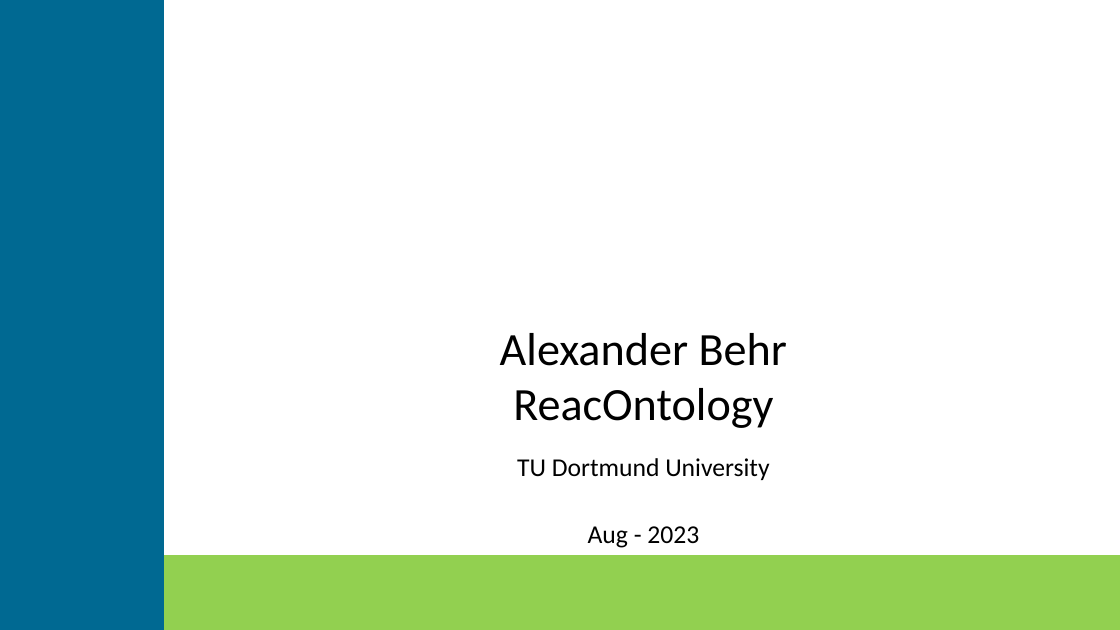
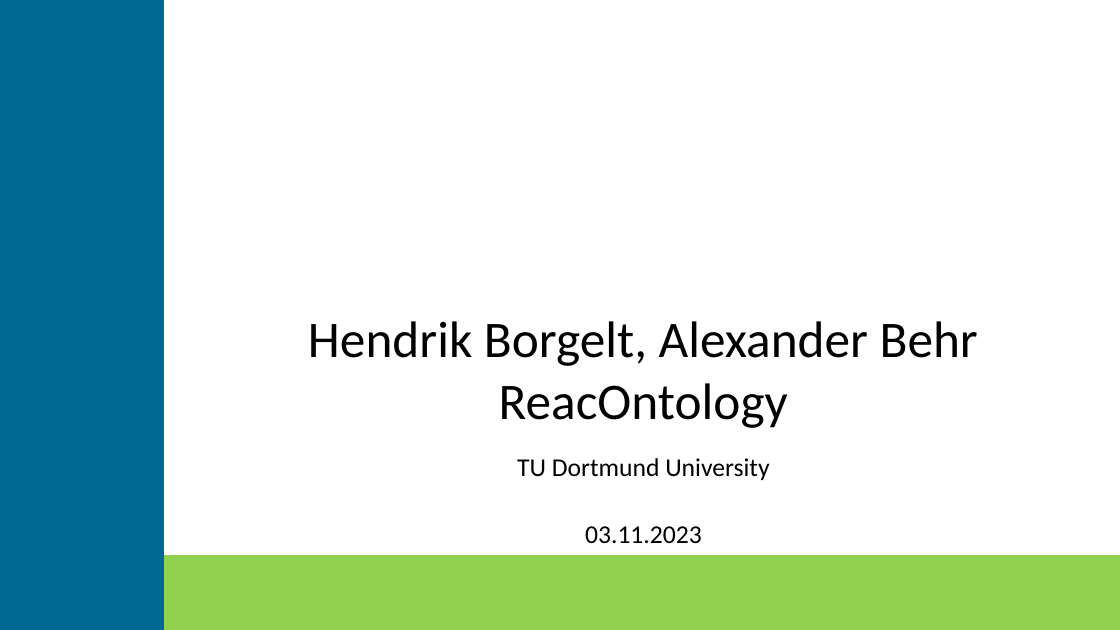
Before and after one commit to AleSteB/Reac4Cat, a slide deck: slide 1 of WorkingPrinciple-Reac4CatOntology.pptx. Drawn at 1120x630 pixels with LibreOffice and Linux fonts; fonts in the diff are those of the drawing; background and template pictures are left out. Boxes give left, top, right and bottom in pixels: in the first picture for what was removed or moved away, otherwise in the second. Text is boxed around its words. In the diff, an @@ line names an element or a change of style, - is before the commit and + after.

```diff
--- a/WorkingPrinciple-Reac4CatOntology.pptx
+++ b/WorkingPrinciple-Reac4CatOntology.pptx
@@ title at <box>308,321,978,428</box>: text changed; size 39.6 to 44 pt @@
-Alexander Behr
-ReacOntology
+Hendrik Borgelt, Alexander Behr
+ReacOntology
@@ text at <box>585,526,702,543</box>: text changed @@
-Aug - 2023
+03.11.2023
```
Also in this commit, not shown: 2 other files.
